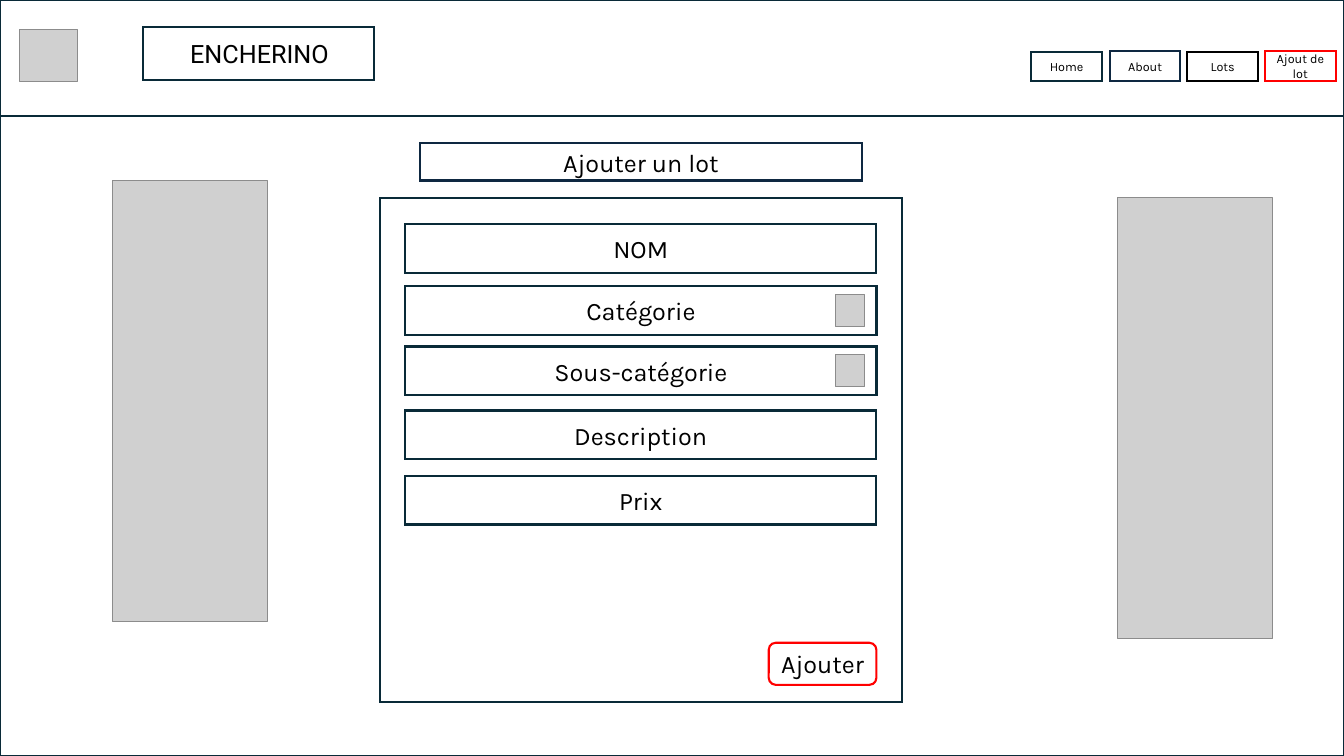
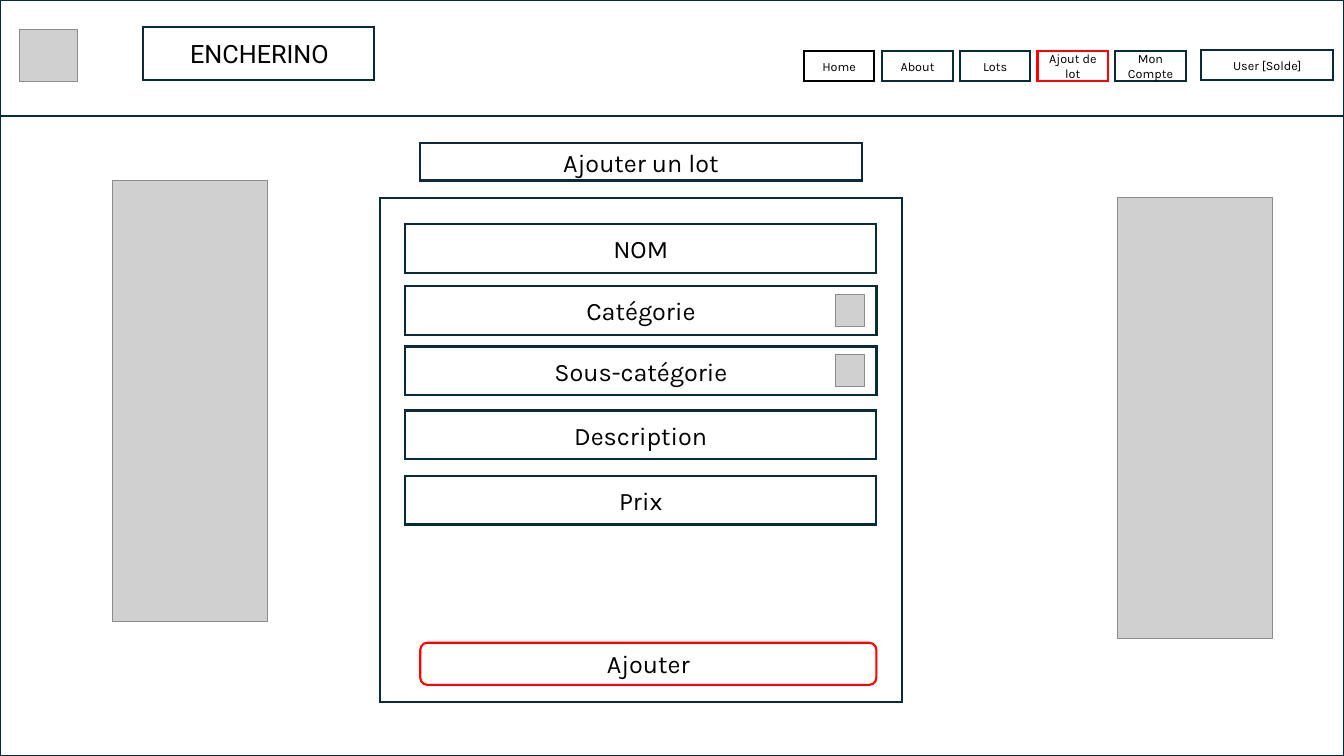
Before and after one commit to ETML-ES-PROJ-LABE-LAFE/LesMarteauxPatissiers-Frontend, a slide deck: slide 9 of Document/Mockup.pptx (slide 8 before the commit). Drawn at 1344x756 pixels with LibreOffice and Linux fonts; fonts in the diff are those of the drawing; grey boxes stand for pictures. Boxes give left, top, right and bottom in pixels: in the first picture for what was removed or moved away, otherwise in the second. Text is boxed around its words. In the diff, an @@ line names an element or a change of style, - is before the commit and + after.

```diff
--- a/Document/Mockup.pptx
+++ b/Document/Mockup.pptx
@@ rectangle "Home": place and size @@
-rectangle "Home" at [1031,51,1102,82]
+rectangle "Home" at [804,51,874,82]
@@ rectangle "Home" at [804,51,874,82]: outline #092A39 1.5 pt to #000000 1.5 pt @@
@@ rectangle "About" at [882,51,953,82]: outline #0E2841 1.5 pt to #092A39 1.5 pt @@
@@ rectangle "Lots" at [960,51,1030,82]: outline #000000 1.5 pt to #092A39 1.5 pt @@
@@ 3 rectangles: place and size @@
-3 rectangles at [1110,51,1336,82]
+3 rectangles at [882,51,1108,82]
@@ rectangle added at [1115,51,1186,82], fill #FFFFFF, outline #092A39 1.5 pt, 9 pt, text #000000 @@
+Mon Compte
@@ rectangle added at [1202,50,1334,81], fill #FFFFFF, outline #092A39 1.5 pt, 9 pt, text #000000 @@
+User [Solde]
@@ rounded rectangle "Ajouter": place and size @@
-rounded rectangle "Ajouter" at [769,643,877,686]
+rounded rectangle "Ajouter" at [420,643,876,686]
```
Also in this commit, not shown: 4 other slides changed, 2 slides added, 1 other file.
